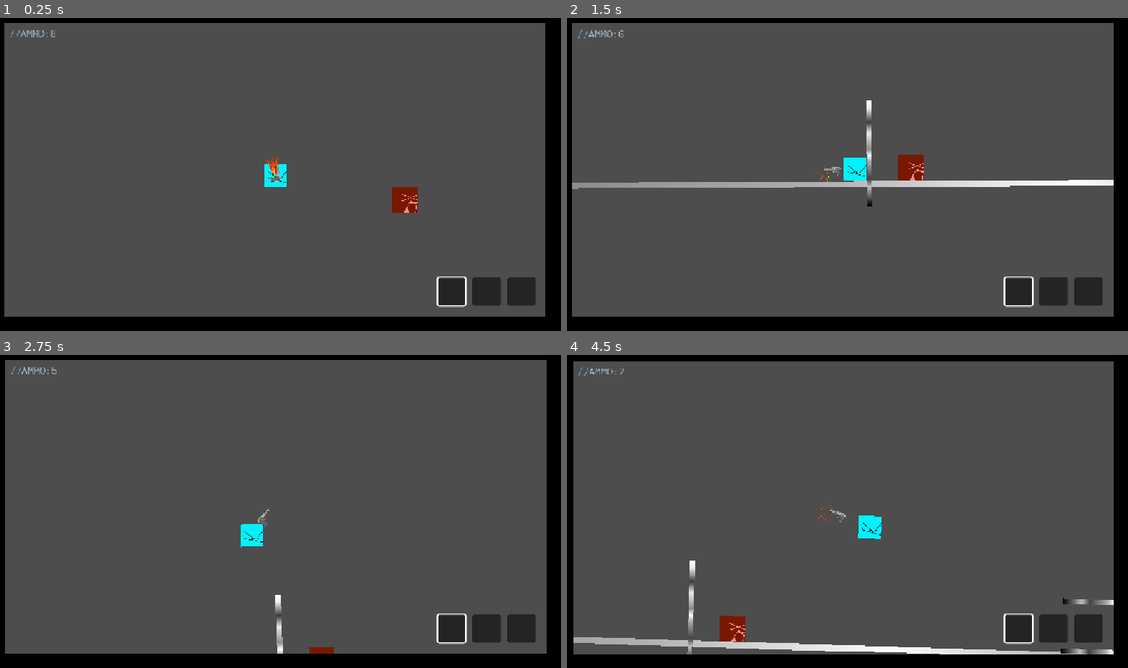
Above: before the commit, frames 1-4 (two rows, left to right).
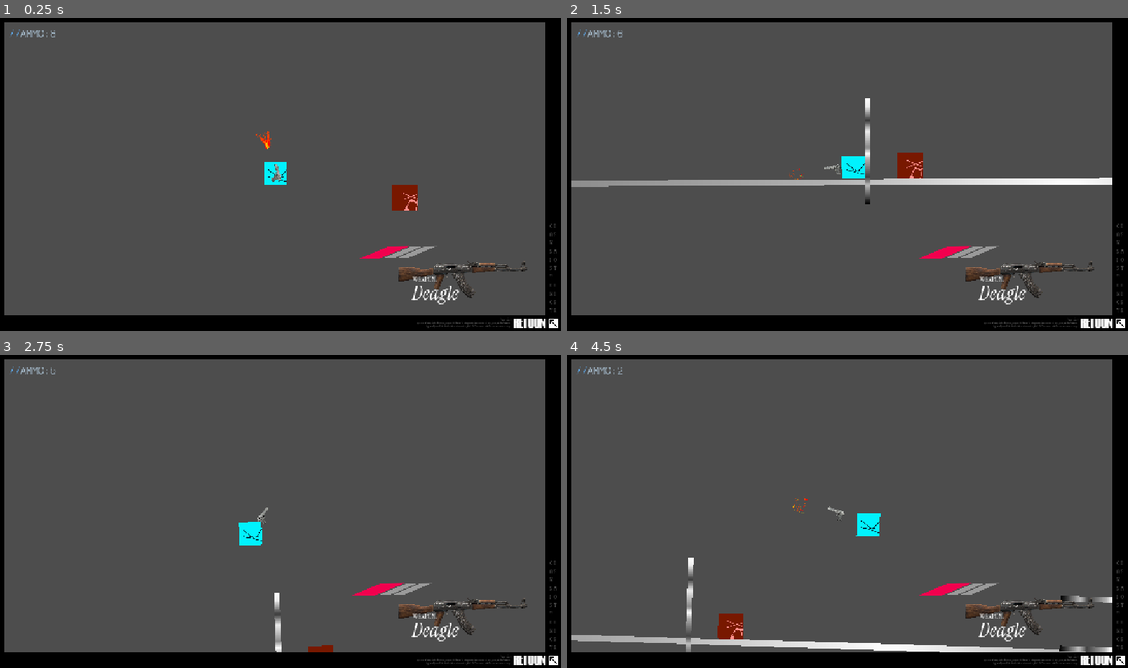
Above: after the commit, the same moments.

Repository: MemeCake789/RETCON
Game: Godot game, scene res://Scenes/root.tscn
The game is run twice, just before and just after one commit, with the same random seed, the same clock (stepped at 60 frames per second) and the same inputs.
Inputs (mouse positions are in pixels of both pictures, inside the frame that each line leads up to):
- Up to frame 1 (0.25 s): no input
- Up to frame 2 (1.5 s): move the mouse to (965, 152) at 0.52 s; press the mouse at (965, 152) at 0.53 s; hold D (Move_Right) from 0.53 s (still down); tap W (Jump) at 0.77 s; move the mouse to (724, 187) at 1.27 s; release the mouse at (724, 187) at 1.28 s; click (724, 187) at 1.35 s
- Up to frame 3 (2.75 s): tap W (Jump) at 1.52 s; move the mouse to (330, 436) at 2.02 s; release D (Move_Right) at 2.03 s; press the mouse at (330, 436) at 2.03 s; hold Left (Move_Left) from 2.03 s (still down)
- Up to frame 4 (4.5 s): move the mouse to (813, 570) at 2.77 s; release Left (Move_Left) at 2.78 s; release the mouse at (813, 570) at 2.78 s; hold D (Move_Right) 2.78-4.28 s; click (813, 570) at 2.85 s; tap W (Jump) at 3.02, 3.77 s; move the mouse to (1015, 555) at 3.52 s; press the mouse at (1015, 555) at 3.53 s; tap 1 (Inventory_01) at 4.15 s; move the mouse to (667, 458) at 4.27 s; release the mouse at (667, 458) at 4.28 s; hold Left (Move_Left) from 4.28 s (still down); click (667, 458) at 4.35 s

The runs differ from the first frame. In frame 1, 3.7% of the frame differs, in the area x 0-100%, y 1-100%; in frame 2, 5.5%; in frame 3, 4.1%; in frame 4, 6.6%.

Commit message:
UI Updates

Diff:
--- a/Scenes/InventoryUI.tscn
+++ b/Scenes/InventoryUI.tscn
@@ -1,10 +1,43 @@
-[gd_scene load_steps=3 format=3 uid="uid://cy1hqx8d3bd7x"]
+[gd_scene load_steps=8 format=3 uid="uid://cy1hqx8d3bd7x"]
 
 [ext_resource type="Script" uid="uid://cwcwki27jrnhu" path="res://Scripts/InventoryUI.gd" id="1_wly8d"]
+[ext_resource type="Texture2D" uid="uid://cu06xdv8dpy8j" path="res://Scenes/Weapon/AK-47/Ak47.png" id="2_7qmbe"]
 [ext_resource type="StyleBox" uid="uid://bpicell272e2y" path="res://Scenes/UI/slot_normal.tres" id="2_c4j8s"]
+[ext_resource type="FontFile" uid="uid://bd0me8ciyb7k" path="res://Assets/Instrument_Serif/InstrumentSerif-Italic.ttf" id="2_ut0it"]
+[ext_resource type="FontFile" uid="uid://c6arhmnqvyeqq" path="res://Assets/Instrument_Serif/InstrumentSerif-Regular.ttf" id="3_3bnsd"]
+
+[sub_resource type="LabelSettings" id="LabelSettings_3bnsd"]
+font = ExtResource("2_ut0it")
+font_size = 40
+
+[sub_resource type="LabelSettings" id="LabelSettings_ut0it"]
+line_spacing = -7.0
+font = ExtResource("3_3bnsd")
+font_size = 15
 
 [node name="InventoryUI" type="CanvasLayer"]
 script = ExtResource("1_wly8d")
+
+[node name="Ak47" type="Sprite2D" parent="."]
+position = Vector2(962, 537.7)
+scale = Vector2(0.2, 0.2)
+texture = ExtResource("2_7qmbe")
+
+[node name="ItemName" type="Label" parent="."]
+offset_left = 853.0
+offset_top = 544.7
+offset_right = 1053.0
+offset_bottom = 610.7
+text = "AK-47"
+label_settings = SubResource("LabelSettings_3bnsd")
+
+[node name="text_WEAPON" type="Label" parent="."]
+offset_left = 854.0
+offset_top = 533.7
+offset_right = 1054.0
+offset_bottom = 560.7
+text = "WEAPON:"
+label_settings = SubResource("LabelSettings_ut0it")
 
 [node name="MarginContainer" type="MarginContainer" parent="."]
 anchors_preset = 3
@@ -12,13 +45,14 @@
 anchor_top = 1.0
 anchor_right = 1.0
 anchor_bottom = 1.0
-offset_left = -250.0
-offset_top = -110.0
-offset_right = -49.999756
-offset_bottom = -50.0
+offset_left = -332.00012
+offset_top = -170.00006
+offset_right = -131.99994
+offset_bottom = -110.00006
 grow_horizontal = 0
 grow_vertical = 0
-scale = Vector2(1.0055258, 1.0203408)
+rotation = -0.012217305
+scale = Vector2(0.4040468, 0.40999985)
 
 [node name="HBoxContainer" type="HBoxContainer" parent="MarginContainer"]
 layout_mode = 2
--- a/Scenes/UI/slot_normal.tres
+++ b/Scenes/UI/slot_normal.tres
@@ -1,13 +1,10 @@
 [gd_resource type="StyleBoxFlat" format=3 uid="uid://bpicell272e2y"]
 
 [resource]
-bg_color = Color(0.1, 0.1, 0.1, 0.8)
+bg_color = Color(0.6052743, 0.6052743, 0.6052743, 1)
+skew = Vector2(2.5, 0)
 border_width_left = 2
 border_width_top = 2
 border_width_right = 2
 border_width_bottom = 2
 border_color = Color(0.3, 0.3, 0.3, 1)
-corner_radius_top_left = 5
-corner_radius_top_right = 5
-corner_radius_bottom_right = 5
-corner_radius_bottom_left = 5
--- a/Scenes/UI/slot_selected.tres
+++ b/Scenes/UI/slot_selected.tres
@@ -1,11 +1,8 @@
 [gd_resource type="StyleBoxFlat" format=3 uid="uid://c6f2w2f2w2f2w"]
 
 [resource]
-bg_color = Color(0.1, 0.1, 0.1, 0.8)
-border_width_left = 3
-border_width_top = 3
-border_width_right = 3
-border_width_bottom = 3
+bg_color = Color(0.94768625, 0, 0.30385578, 1)
+skew = Vector2(2.5, 0)
 border_color = Color(1, 1, 1, 1)
 corner_radius_top_left = 5
 corner_radius_top_right = 5
--- a/Scenes/root.tscn
+++ b/Scenes/root.tscn
@@ -1,7 +1,11 @@
-[gd_scene load_steps=8 format=3 uid="uid://dt2ne53qelvns"]
+[gd_scene load_steps=15 format=3 uid="uid://dt2ne53qelvns"]
 
 [ext_resource type="PackedScene" uid="uid://bp753pwdd5xvr" path="res://Scenes/game.tscn" id="2_8pvmw"]
 [ext_resource type="PackedScene" uid="uid://cy1hqx8d3bd7x" path="res://Scenes/InventoryUI.tscn" id="3_vnucn"]
+[ext_resource type="FontFile" uid="uid://dk1mieer4qyp3" path="res://Assets/evangelion/evangelion-regular.otf" id="4_4g5cr"]
+[ext_resource type="FontFile" uid="uid://bd0me8ciyb7k" path="res://Assets/Instrument_Serif/InstrumentSerif-Italic.ttf" id="5_ckhy6"]
+[ext_resource type="FontFile" uid="uid://c6arhmnqvyeqq" path="res://Assets/Instrument_Serif/InstrumentSerif-Regular.ttf" id="6_ckhy6"]
+[ext_resource type="Texture2D" uid="uid://dq6qbwu8yfjt1" path="res://Assets/ICON_CORNER.jpg" id="6_dun2r"]
 [ext_resource type="FontFile" uid="uid://bdo2nl6m6earq" path="res://Assets/DM_Mono/DMMono-Light.ttf" id="9_qtxxq"]
 
 [sub_resource type="GDScript" id="GDScript_qtxxq"]
@@ -16,8 +20,8 @@
 	pass # Replace with function body.
 
 
-func _process(delta: float) -> void:
-	MouseCameraOffset(delta)
+#func _process(delta: float) -> void:
+	#MouseCameraOffset(delta)
 	#PlayerSpeedCameraTilt(delta)
 #
 #func PlayerSpeedCameraTilt(delta: float):
@@ -34,11 +38,11 @@
 #
 		#previous_velocity = player_velocity
 
-func MouseCameraOffset(delta: float):
-	var mouse_position = get_viewport().get_mouse_position()
-	var viewport_center = get_viewport().size / 2.0
-	var target_offset = (Vector2(mouse_position) -viewport_center) / STRENGTH
-	offset = offset.lerp(target_offset, SMOOTHING * delta)
+#func MouseCameraOffset(delta: float):
+	#var mouse_position = get_viewport().get_mouse_position()
+	#var viewport_center = get_viewport().size / 2.0
+	#var target_offset = (Vector2(mouse_position) -viewport_center) / STRENGTH
+	#offset = offset.lerp(target_offset, SMOOTHING * delta)
 "
 
 [sub_resource type="LabelSettings" id="LabelSettings_8fnbn"]
@@ -67,6 +71,23 @@
 font = ExtResource("9_qtxxq")
 font_size = 20
 font_color = Color(0.38, 0.71066666, 1, 1)
+
+[sub_resource type="LabelSettings" id="LabelSettings_dun2r"]
+line_spacing = 0.0
+font = ExtResource("4_4g5cr")
+font_size = 26
+
+[sub_resource type="LabelSettings" id="LabelSettings_r3lo5"]
+line_spacing = -2.0
+font = ExtResource("5_ckhy6")
+font_size = 6
+font_color = Color(1, 1, 1, 0.45882353)
+
+[sub_resource type="LabelSettings" id="LabelSettings_a6f85"]
+line_spacing = 2.0
+font = ExtResource("6_ckhy6")
+font_size = 11
+font_color = Color(1, 1, 1, 0.41568628)
 
 [node name="CanvasLayer" type="CanvasLayer"]
 script = SubResource("GDScript_qtxxq")
@@ -84,10 +105,10 @@
 anchor_top = 0.5
 anchor_right = 1.0
 anchor_bottom = 0.5
-offset_left = -1119.0
-offset_top = -295.0
-offset_right = -32.0
-offset_bottom = 295.0
+offset_left = -1118.0
+offset_top = -297.0
+offset_right = -31.0
+offset_bottom = 293.0
 grow_horizontal = 0
 grow_vertical = 2
 size_flags_horizontal = 6
@@ -134,3 +155,63 @@
 label_settings = SubResource("LabelSettings_qtxxq")
 
 [node name="InventoryUI" parent="Control" instance=ExtResource("3_vnucn")]
+
+[node name="ItemName2" type="Label" parent="."]
+offset_left = 1056.0
+offset_top = 621.0
+offset_right = 1121.0
+offset_bottom = 648.0
+text = "RETCON"
+label_settings = SubResource("LabelSettings_dun2r")
+
+[node name="text_WEAPON2" type="Label" parent="."]
+offset_left = 840.0
+offset_top = 622.0
+offset_right = 1051.0
+offset_bottom = 642.0
+text = "/ˈretˌkän/
+ a piece of new info that imposes a different interpretation on previously described events, typically used to facilitate a dramatic plot shift or account for an inconsistency."
+label_settings = SubResource("LabelSettings_r3lo5")
+horizontal_alignment = 2
+autowrap_mode = 2
+
+[node name="text_SLOGAN_2" type="Label" parent="."]
+offset_left = 1129.0
+offset_top = 430.0
+offset_right = 1135.0
+offset_bottom = 615.0
+text = "C
+O
+N
+S
+I
+S
+T
+E
+N
+C
+Y"
+label_settings = SubResource("LabelSettings_a6f85")
+
+[node name="text_SLOGAN_1" type="Label" parent="."]
+offset_left = 1138.0
+offset_top = 430.0
+offset_right = 1144.0
+offset_bottom = 615.0
+text = "I
+S
+
+N
+O
+T
+
+L
+I
+F
+E"
+label_settings = SubResource("LabelSettings_a6f85")
+
+[node name="IconCorner" type="Sprite2D" parent="."]
+position = Vector2(1136.2501, 632.25)
+scale = Vector2(0.18500257, 0.18500257)
+texture = ExtResource("6_dun2r")
--- a/Scripts/GunBehavior.gd
+++ b/Scripts/GunBehavior.gd
@@ -5,6 +5,7 @@
 # --- Node References ---
 @onready var gun_sprite:       Sprite2D        = $GunSprite
 @onready var gun_flash:        Sprite2D        = $Gun_Flash
+@onready var gun_flash_offset: Vector2		   = Vector2(gun_flash.offset.x,gun_flash.offset.y)
 @onready var gun_raycast:      RayCast2D       = $RayCast2D
 @onready var animation_player: AnimationPlayer = $AnimationPlayer
 
@@ -84,7 +85,7 @@
 	var target_offset = max_offset * offset_ratio
 
 	gun_sprite.position = lerp(gun_sprite.position, target_offset, offset_speed)
-	gun_flash.position = lerp(gun_flash.position, target_offset, offset_speed)
+	gun_flash.position = lerp(gun_flash.position, (gun_flash_offset+target_offset), offset_speed)
 
 
 func _ApplyRecoil() -> void:
--- a/Scripts/Inventory.gd
+++ b/Scripts/Inventory.gd
@@ -21,7 +21,7 @@
 				new_item.hide()
 				new_item.process_mode = Node.PROCESS_MODE_DISABLED
 
-	RELAY.selected_slot_changed.emit.call_deferred(current_slot)
+	RELAY.selected_slot_changed.emit.call_deferred(current_slot, items[current_slot])
 
 
 func _input(event):
@@ -44,4 +44,4 @@
 			items[current_slot].show()
 			items[current_slot].process_mode = Node.PROCESS_MODE_INHERIT
 
-		RELAY.selected_slot_changed.emit(current_slot)
+		RELAY.selected_slot_changed.emit(current_slot, items[current_slot])
--- a/Scripts/InventoryUI.gd
+++ b/Scripts/InventoryUI.gd
@@ -2,6 +2,8 @@
 
 var STYLE_NORMAL 	= preload("res://Scenes/UI/slot_normal.tres")
 var STYLE_SELECTED 	= preload("res://Scenes/UI/slot_selected.tres")
+
+@onready var current_weapon = $ItemName
 
 @onready var slots = [
 	$MarginContainer/HBoxContainer/Slot1,
@@ -9,15 +11,27 @@
 	$MarginContainer/HBoxContainer/Slot3
 ]
 
+var size_tween
+
 func _ready():
 	RELAY.selected_slot_changed.connect(_on_selected_slot_changed)
 
-func _on_selected_slot_changed(slot_index: int):
+func _on_selected_slot_changed(slot_index: int, item_node):
+	if size_tween and size_tween.is_valid():
+		size_tween.kill()
+
+	size_tween = create_tween().set_parallel().set_trans(Tween.TRANS_CUBIC).set_ease(Tween.EASE_OUT)
+
 	for i in range(slots.size()):
 		if i == slot_index:
 			slots[i].add_theme_stylebox_override("panel", STYLE_SELECTED)
+			size_tween.tween_property(slots[i], "custom_minimum_size:x", 120, 0.7)
 		else:
 			slots[i].add_theme_stylebox_override("panel", STYLE_NORMAL)
+			size_tween.tween_property(slots[i], "custom_minimum_size:x", 60, 0.7)
+
+
+	current_weapon.text = item_node.name if item_node else ""
 
 func update_inventory_visuals(items: Array):
 	for i in range(slots.size()):
--- a/Scripts/MessageBus.gd
+++ b/Scripts/MessageBus.gd
@@ -1,4 +1,4 @@
 extends Node
 
 signal update_ammo_ui(new_ammo_value: int)
-signal selected_slot_changed(slot_index: int)
+signal selected_slot_changed(slot_index: int, item_node)
Binary file added: Assets/ICON_CORNER.jpg
Not shown, added: Assets/ICON_CORNER.jpg.import
Binary file added: Assets/Instrument_Serif/InstrumentSerif-Italic.ttf
Not shown, added: Assets/Instrument_Serif/InstrumentSerif-Italic.ttf.import
Binary file added: Assets/Instrument_Serif/InstrumentSerif-Regular.ttf
Not shown, added: Assets/Instrument_Serif/InstrumentSerif-Regular.ttf.import
Not shown, added: Assets/Instrument_Serif/OFL.txt
Not shown, added: Assets/evangelion/Befonts-License.txt
Binary file added: Assets/evangelion/evangelion-italic.otf
Not shown, added: Assets/evangelion/evangelion-italic.otf.import
Binary file added: Assets/evangelion/evangelion-regular.otf
Not shown, added: Assets/evangelion/evangelion-regular.otf.import
